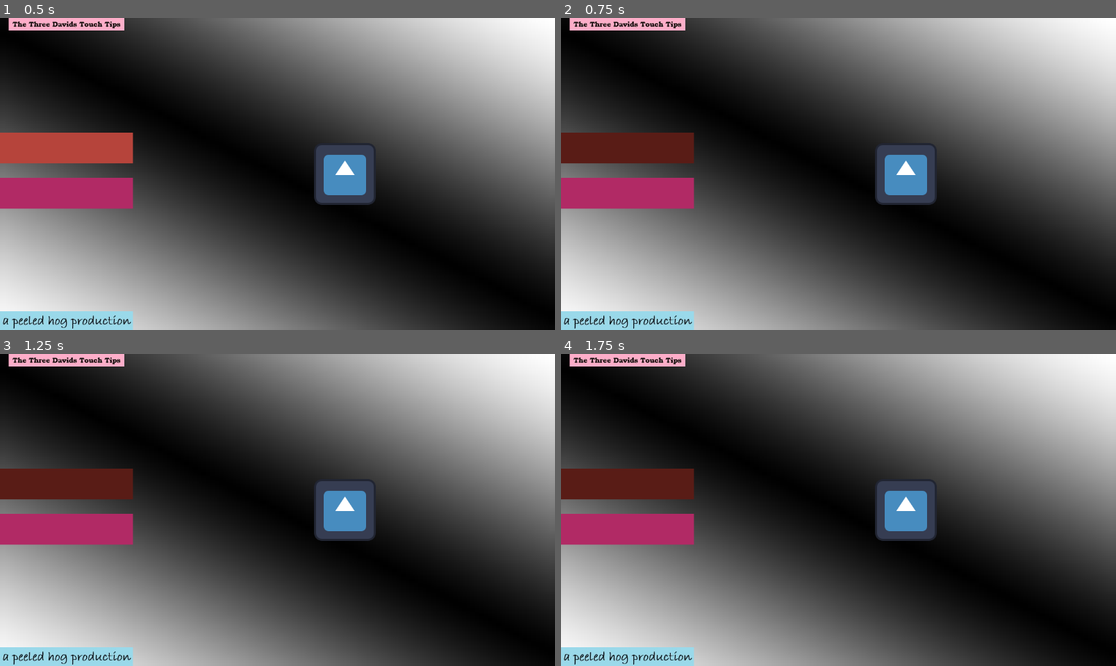
Above: before the commit, frames 1-4 (two rows, left to right).
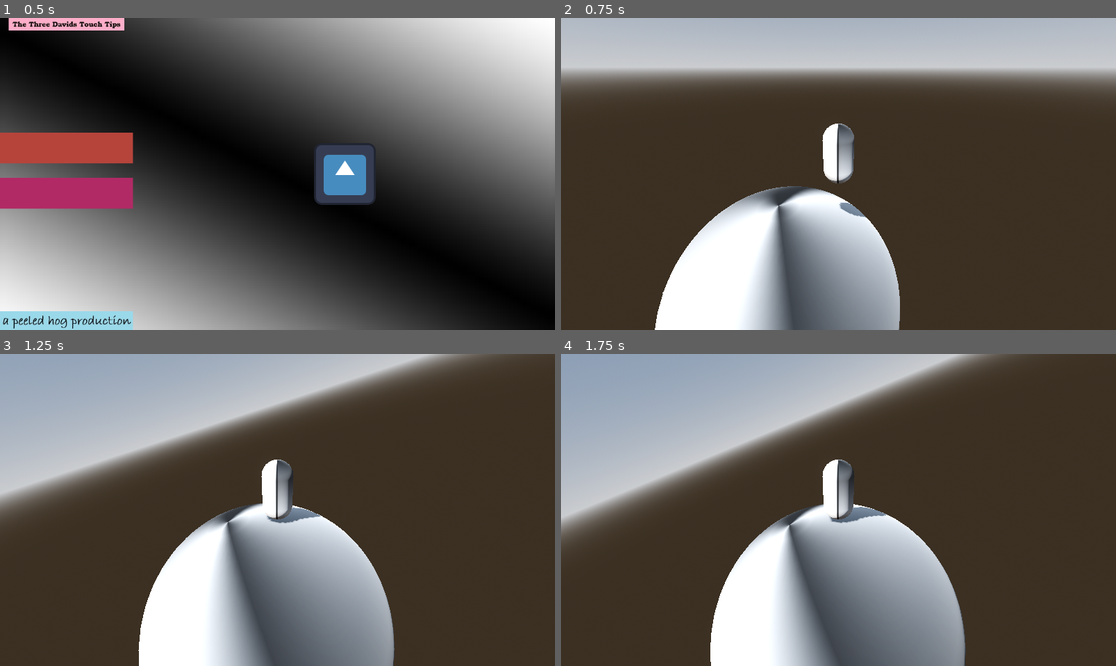
Above: after the commit, the same moments.

Repository: boner-cmd/effective-octo-pancake
Game: Godot game, scene res://Scenes/TitleScreen.tscn
The game is run twice, just before and just after one commit, with the same random seed, the same clock (stepped at 60 frames per second) and the same inputs. The engine's default icon, where the game draws it, is replaced by a stand-in: a white triangle on a blue panel in a dark square.
Inputs (mouse positions are in pixels of both pictures, inside the frame that each line leads up to):
- Up to frame 1 (0.5 s): no input
- Up to frame 2 (0.75 s): click (627, 149) at 0.5 s
- Up to frame 3 (1.25 s): no input
- Up to frame 4 (1.75 s): click (627, 485) at 1.27 s

Frame 1 is identical in both runs. In frame 2, 88% of the frame differs, in the area x 0-100%, y 0-100%; in frame 3, 91%; in frame 4, 92%.

Commit message:
fixing munted script path

Diff:
--- a/Scenes/MainScene.tscn
+++ b/Scenes/MainScene.tscn
@@ -40,7 +40,7 @@
 
 [sub_resource type="BoxShape3D" id="BoxShape3D_ylgs7"]
 
-[node name="TestScene" type="Node3D" unique_id=1858530210]
+[node name="MainScene" type="Node3D" unique_id=1858530210]
 
 [node name="DirectionalLight3D" type="DirectionalLight3D" parent="." unique_id=1624694031]
 transform = Transform3D(-0.8660254, -0.43301278, 0.25, 0, 0.49999997, 0.86602545, -0.50000006, 0.75, -0.43301266, 0, 0, 0)
--- a/Scenes/title_screen.gd
+++ b/Scenes/title_screen.gd
@@ -12,7 +12,7 @@
 
 
 func _on_new_game_button_pressed() -> void:
-	get_tree().change_scene_to_file('res://Scenes/test_node.tscn')
+	get_tree().change_scene_to_file('res://Scenes/MainScene.tscn')
 
 
 func _on_quit_button_pressed() -> void:
Not shown: 2 places in Scenes/MainScene.tscn that only renumber resources
